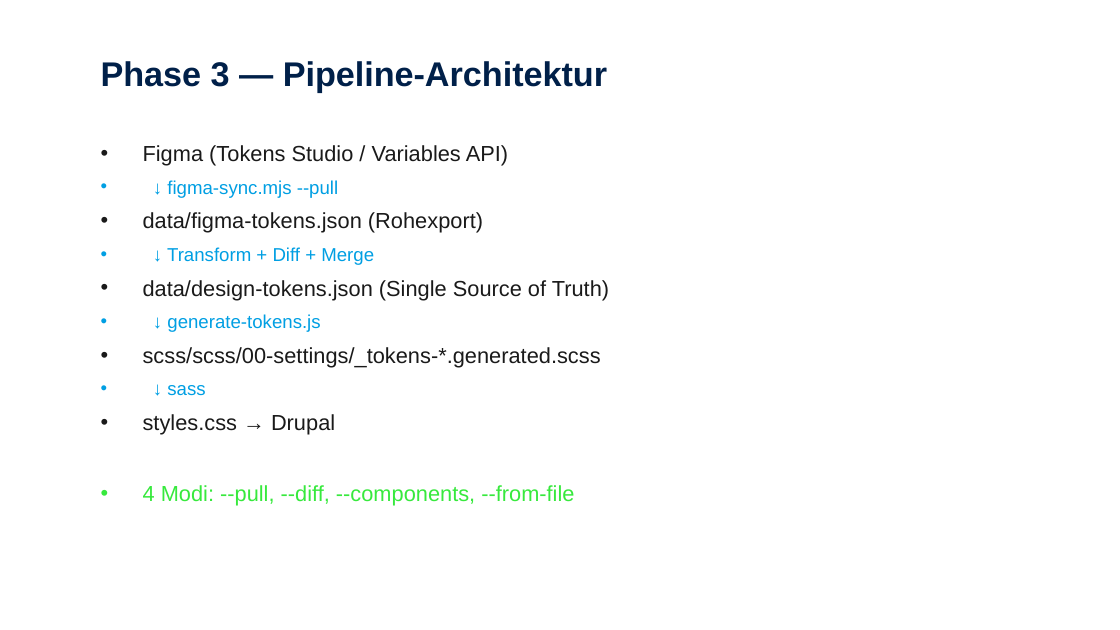
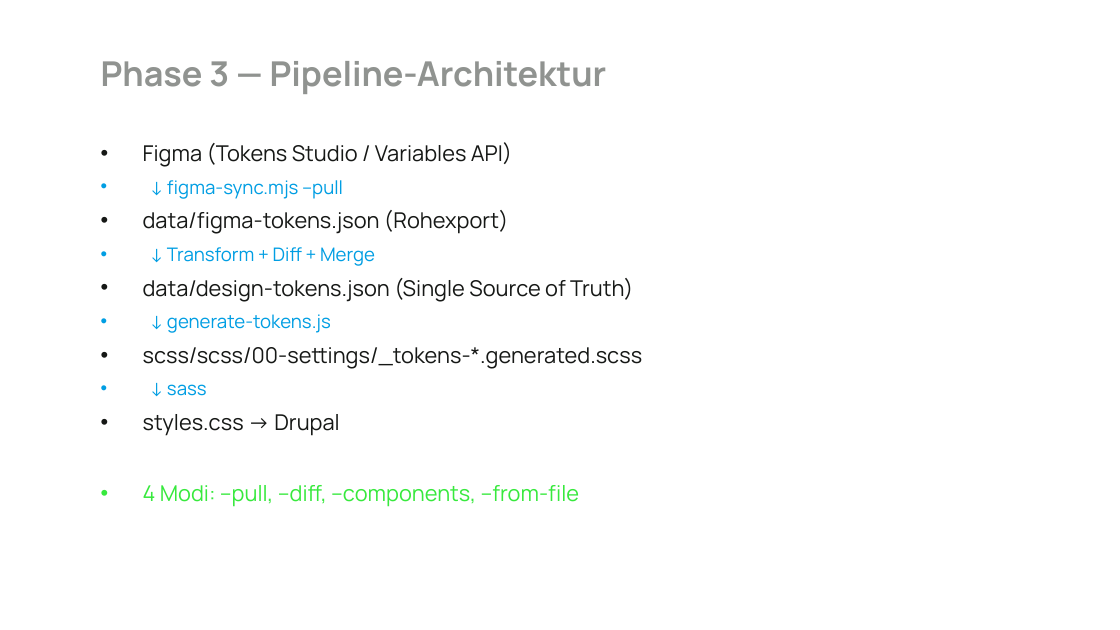
Before and after one commit to FrankMilius/NEO-DS, a slide deck: slide 19 of data/dev-process-schulung.pptx. Drawn at 1120x630 pixels with LibreOffice and Linux fonts; fonts in the diff are those of the drawing. Boxes give left, top, right and bottom in pixels: in the first picture for what was removed or moved away, otherwise in the second. Text is boxed around its words. In the diff, an @@ line names an element or a change of style, - is before the commit and + after.

```diff
--- a/data/dev-process-schulung.pptx
+++ b/data/dev-process-schulung.pptx
@@ text "Phase 3 — Pipeline-Architektur" at (101, 61, 607, 94): font Arial to Manrope, text colour #002049 to #909390 @@
@@ text "Figma (Tokens Studio / Variables ..." at (143, 142, 643, 507): font Arial to Manrope; text colour #1A1A1A to #161816 in "Figma (Tokens Studio / Variables API)", "data/figma-tokens.json (Rohexport)", "data/design-tokens.json (Single Source of Truth)", "scss/scss/00-settings/_tokens-*.generated.scss" and 1 more places; text colour #009FE3 to #009EE3 in "↓ figma-sync.mjs --pull", "↓ Transform + Diff + Merge", "↓ generate-tokens.js", "↓ sass" @@
```
Also in this commit, not shown: 41 other slides changed, 5 slides removed, 1 other file.
